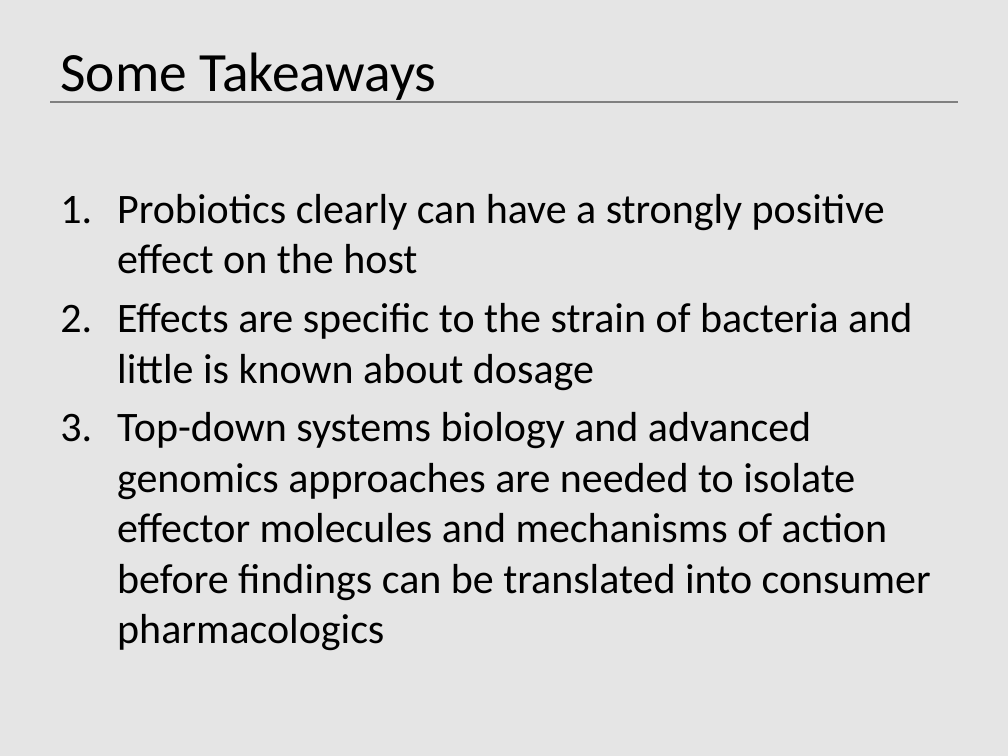
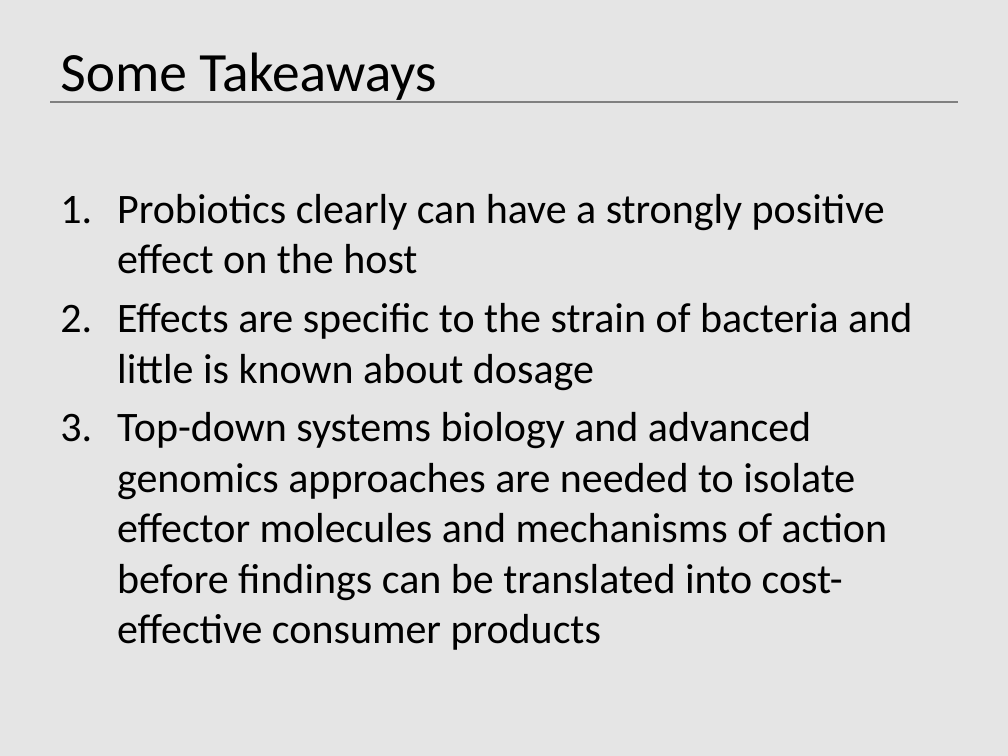
Before and after one commit to digideskio/graduateWork, a slide deck: slide 10 of Courses/TBMH 5054/Presentations/01_20_2015.pptx. Drawn at 1008x756 pixels with LibreOffice and Linux fonts; fonts in the diff are those of the drawing. Boxes give left, top, right and bottom in pixels: in the first picture for what was removed or moved away, otherwise in the second. Text is boxed around its words. In the diff, an @@ line names an element or a change of style, - is before the commit and + after.

```diff
--- a/Courses/TBMH 5054/Presentations/01_20_2015.pptx
+++ b/Courses/TBMH 5054/Presentations/01_20_2015.pptx
@@ text at bbox=[117, 412, 887, 650]: text changed @@
-3. Top-down systems biology and advanced genomics approaches are needed to isolate effector molecules and mechanisms of action before findings can be translated into consumer pharmacologics
+3. Top-down systems biology and advanced genomics approaches are needed to isolate effector molecules and mechanisms of action before findings can be translated into cost-effective consumer products
```
Also in this commit, not shown: 6 other files.
